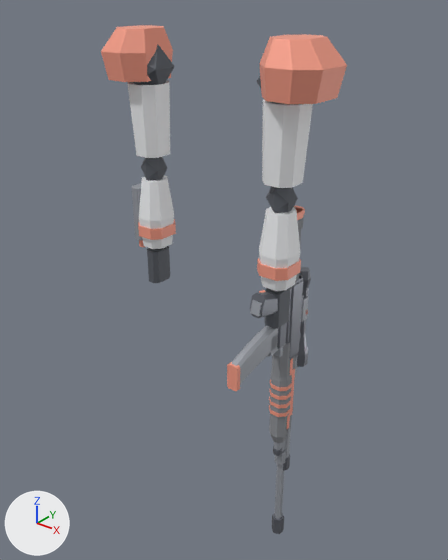
An edit to the glTF model game/player/robot/vanguard_arms.glb, drawn before and after from the same camera.
Before and after are seen from a 50 mm camera at (1.006, -1.212, 1.607) aimed at (-0.005, 0.052, 0.823). The lights are fixed; the arrows at lower left show +X, +Y and +Z. The older version comes first. Vertices at exactly the same position are counted once.

The first picture shows 'VanguardArms'.
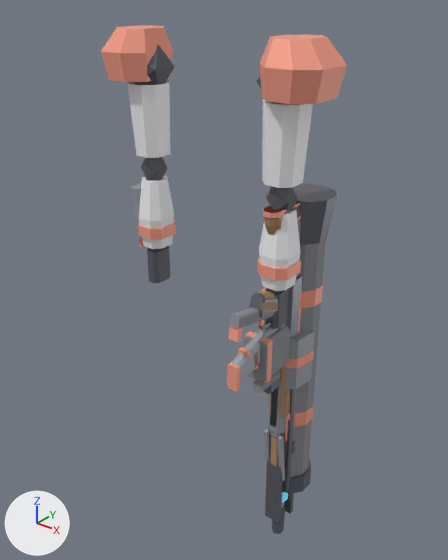
Boxes (x1, y1, x2, y2) around the edits, measured in the pictures (448 x 560 px):
part 1 of me_vanguardarms, added
    after: (249, 293, 264, 312)
part 2 of me_vanguardarms, added
    after: (260, 302, 278, 312)
part 3 of me_vanguardarms, added
    after: (228, 326, 243, 342)
part 4 of me_vanguardarms, added
    after: (230, 308, 274, 329)
part 5 of me_vanguardarms, added
    after: (282, 389, 296, 492)
part 6 of me_vanguardarms, added
    after: (238, 183, 337, 523)

The change, as a diff of the scene's bpy script:
```diff
--- a/game/player/robot/vanguard_arms.glb.py
+++ b/game/player/robot/vanguard_arms.glb.py
@@ me_vanguardarms @@
-me_vanguardarms.from_pydata(...)  # 1256 vertices, 2184 faces; spans x -0.34..0.34, y -0.19..0.15, z -0.03..1.5
+me_vanguardarms.from_pydata(...)  # 3350 vertices, 5779 faces; spans x -0.34..0.34, y -0.19..0.19, z -0.03..1.5
+# me_vanguardarms part 1: the loose piece of 16 vertices spanning x 0.2..0.23, y -0.1..0.03, z 0.81..0.9 is copied, and the copy is moved by (0.0, -0.01, 0.0), in mat_revolver_gun (grey #73767e); it spans x 0.2..0.23, y -0.1..0.02, z 0.81..0.9
+# me_vanguardarms part 2: the loose piece of 16 vertices spanning x 0.2..0.23, y -0.1..0.03, z 0.81..0.9 is copied, and the copy is scaled about its middle by (0.998, 0.742, 0.79), then moved by (0.0, -0.02, 0.0), in mat_revolver_wood (brown #ad8965); it spans x 0.19..0.23, y -0.1..0.0, z 0.82..0.9
+# me_vanguardarms part 3: the loose piece of 8 vertices spanning x 0.21..0.22, y -0.02..-0.01, z 0.76..0.83 is copied, and the copy is scaled about its middle by (2.33, 1.14, 0.542), then moved by (0.0, -0.17, 0.04), in mat_machine_pistol_accent (beige #f9a089); it spans x 0.2..0.23, y -0.19..-0.17, z 0.82..0.85
+# me_vanguardarms part 4: the loose piece of 16 vertices spanning x 0.19..0.24, y 0.02..0.05, z 0.7..0.89 is copied, and the copy is turned 78 degrees about the x axis through its middle and scaled by 1.09, then moved by (0.0, -0.11, 0.05), in mat_machine_pistol_polymer (grey #8e9095); it spans x 0.2..0.23, y -0.19..0.03, z 0.81..0.89
+# me_vanguardarms part 5: a new loose piece, a box spanning x 0.179..0.251, y 0.041..0.059, z 0.175..0.705, in mat_break_action_gun (grey #73767e)
+# me_vanguardarms part 6: 1714 vertices added at x 0.12..0.29, y -0.15..0.19, z 0.04..1.12
+# other edits to the shape of me_vanguardarms do not show in these pictures
 me_vanguardarms.materials.append(mat_armor)
@@ me_vanguardarms @@
 me_vanguardarms.materials.append(mat_sniper_polymer)
+me_vanguardarms.materials.append(mat_revolver_gun)  # grey #73767e
+me_vanguardarms.materials.append(mat_revolver_detail)  # grey #a2a6ad
+me_vanguardarms.materials.append(mat_revolver_accent)  # beige #f9a089
+me_vanguardarms.materials.append(mat_revolver_wood)  # brown #ad8965
+me_vanguardarms.materials.append(mat_machine_pistol_gun)  # grey #73767e
+me_vanguardarms.materials.append(mat_machine_pistol_detail)  # grey #a2a6ad
+me_vanguardarms.materials.append(mat_machine_pistol_accent)  # beige #f9a089
+me_vanguardarms.materials.append(mat_machine_pistol_polymer)  # grey #8e9095
+me_vanguardarms.materials.append(mat_break_action_gun)  # grey #73767e
+me_vanguardarms.materials.append(mat_break_action_detail)  # grey #a2a6ad
+me_vanguardarms.materials.append(mat_break_action_accent)  # beige #f9a089
+me_vanguardarms.materials.append(mat_break_action_wood)  # brown #ad8965
+me_vanguardarms.materials.append(mat_smg_gun)  # grey #73767e
+me_vanguardarms.materials.append(mat_smg_detail)  # grey #a2a6ad
+me_vanguardarms.materials.append(mat_smg_accent)  # beige #f9a089
+me_vanguardarms.materials.append(mat_smg_lens)  # dark blue #3f5969, glowing cyan #59b3cb
+me_vanguardarms.materials.append(mat_smg_polymer)  # grey #8e9095
+me_vanguardarms.materials.append(mat_burst_rifle_gun)  # grey #73767e
+me_vanguardarms.materials.append(mat_burst_rifle_detail)  # grey #a2a6ad
+me_vanguardarms.materials.append(mat_burst_rifle_accent)  # beige #f9a089
+me_vanguardarms.materials.append(mat_burst_rifle_lens)  # dark blue #3f5969, glowing cyan #59b3cb
+me_vanguardarms.materials.append(mat_burst_rifle_polymer)  # grey #8e9095
+me_vanguardarms.materials.append(mat_lmg_gun)  # grey #73767e
+me_vanguardarms.materials.append(mat_lmg_detail)  # grey #a2a6ad
+me_vanguardarms.materials.append(mat_lmg_accent)  # beige #f9a089
+me_vanguardarms.materials.append(mat_lmg_polymer)  # grey #8e9095
+me_vanguardarms.materials.append(mat_lever_action_gun)  # grey #73767e
+me_vanguardarms.materials.append(mat_lever_action_detail)  # grey #a2a6ad
+me_vanguardarms.materials.append(mat_lever_action_accent)  # beige #f9a089
+me_vanguardarms.materials.append(mat_lever_action_wood)  # brown #ad8965
+me_vanguardarms.materials.append(mat_bolt_action_gun)  # grey #73767e
+me_vanguardarms.materials.append(mat_bolt_action_detail)  # grey #a2a6ad
+me_vanguardarms.materials.append(mat_bolt_action_accent)  # beige #f9a089
+me_vanguardarms.materials.append(mat_bolt_action_wood)  # brown #ad8965
+me_vanguardarms.materials.append(mat_railgun_gun)  # grey #73767e
+me_vanguardarms.materials.append(mat_railgun_detail)  # grey #a2a6ad
+me_vanguardarms.materials.append(mat_railgun_accent)  # beige #f9a089
+me_vanguardarms.materials.append(mat_railgun_lens)  # dark blue #3f5969, glowing cyan #59b3cb
+me_vanguardarms.materials.append(mat_railgun_polymer)  # grey #8e9095
+me_vanguardarms.materials.append(mat_rocket_launcher_gun)  # grey #73767e
+me_vanguardarms.materials.append(mat_rocket_launcher_detail)  # grey #a2a6ad
+me_vanguardarms.materials.append(mat_rocket_launcher_accent)  # beige #f9a089
+me_vanguardarms.materials.append(mat_rocket_launcher_lens)  # dark blue #3f5969, glowing cyan #59b3cb
+me_vanguardarms.materials.append(mat_rocket_launcher_polymer)  # grey #8e9095
+me_vanguardarms.materials.append(mat_grenade_launcher_gun)  # grey #73767e
+me_vanguardarms.materials.append(mat_grenade_launcher_detail)  # grey #a2a6ad
+me_vanguardarms.materials.append(mat_grenade_launcher_accent)  # beige #f9a089
+me_vanguardarms.materials.append(mat_grenade_launcher_polymer)  # grey #8e9095
```
